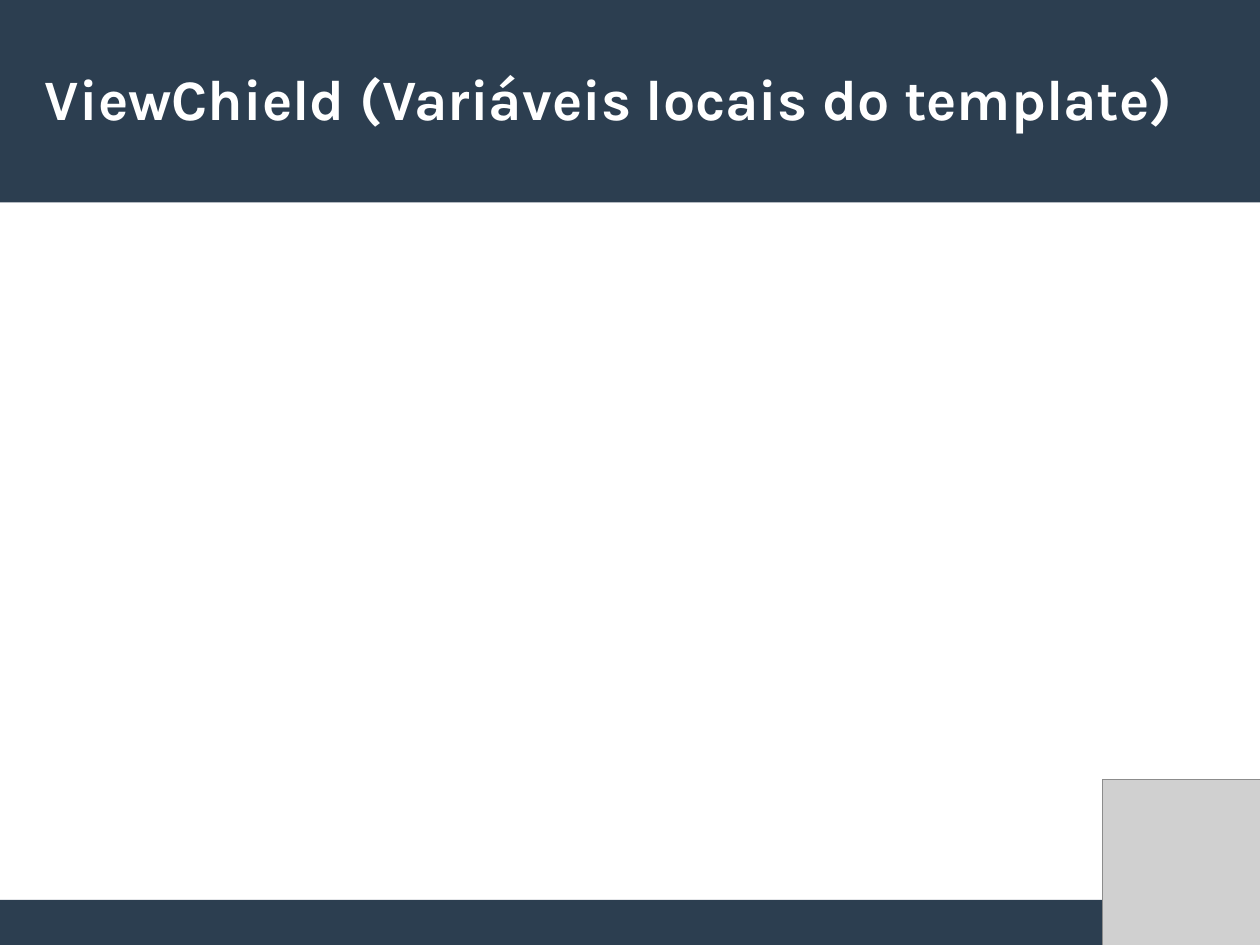
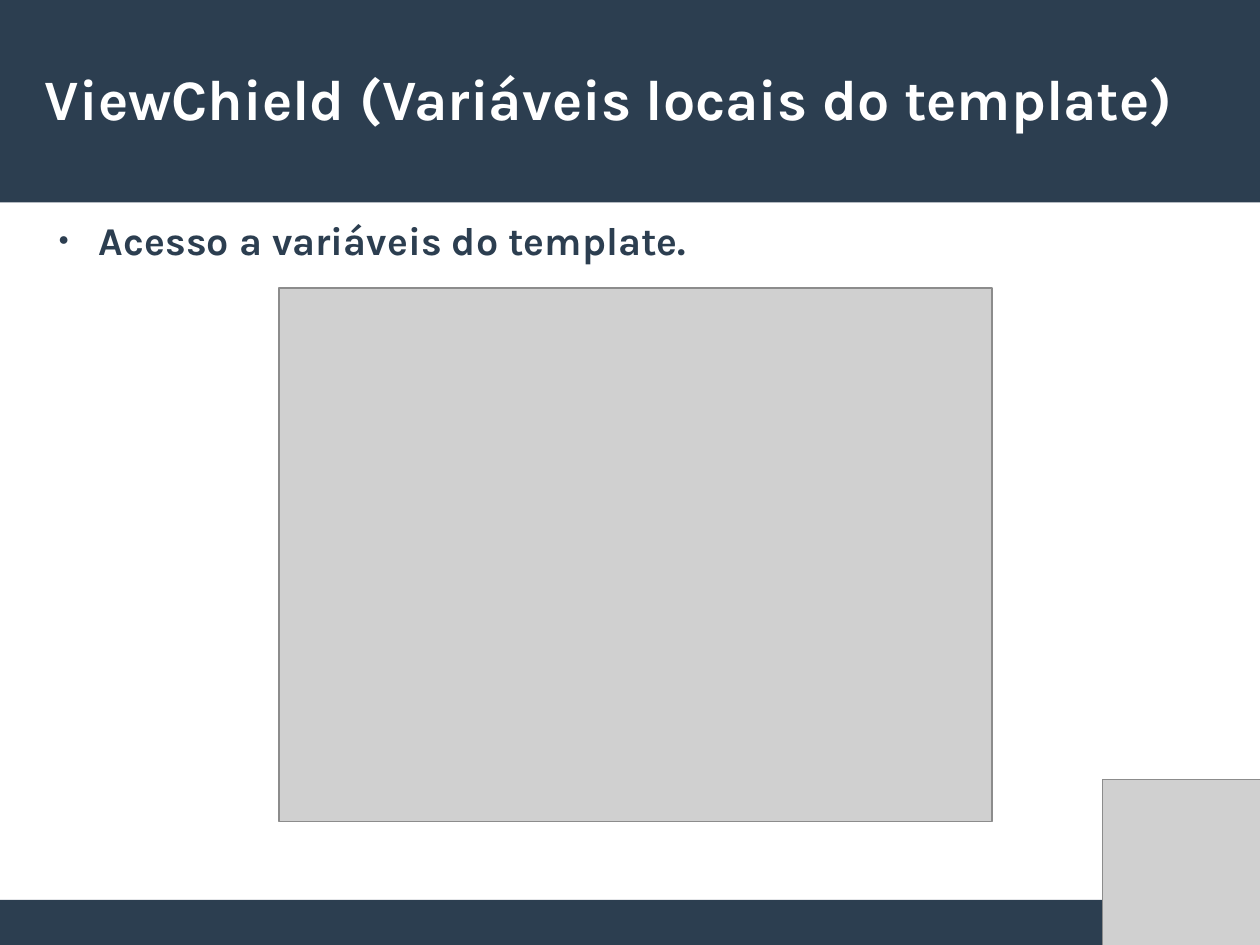
Before and after one commit to willianmarquesfreire/AulasAngular2, a slide deck: slide 20 of Slides.odp (slide 19 before the commit). Drawn at 1260x945 pixels with LibreOffice and Linux fonts; fonts in the diff are those of the drawing; grey boxes stand for pictures. Boxes give left, top, right and bottom in pixels: in the first picture for what was removed or moved away, otherwise in the second. Text is boxed around its words. In the diff, an @@ line names an element or a change of style, - is before the commit and + after.

```diff
--- a/Slides.odp
+++ b/Slides.odp
@@ text added at [99,224,686,265], 24.8 pt, text #2C3E50, bold @@
+● Acesso a variáveis do template.
@@ picture added at [279,288,992,822] @@
```
Also in this commit, not shown: 1 other slide changed, 2 slides added, 1 slide removed, 41 other files.
